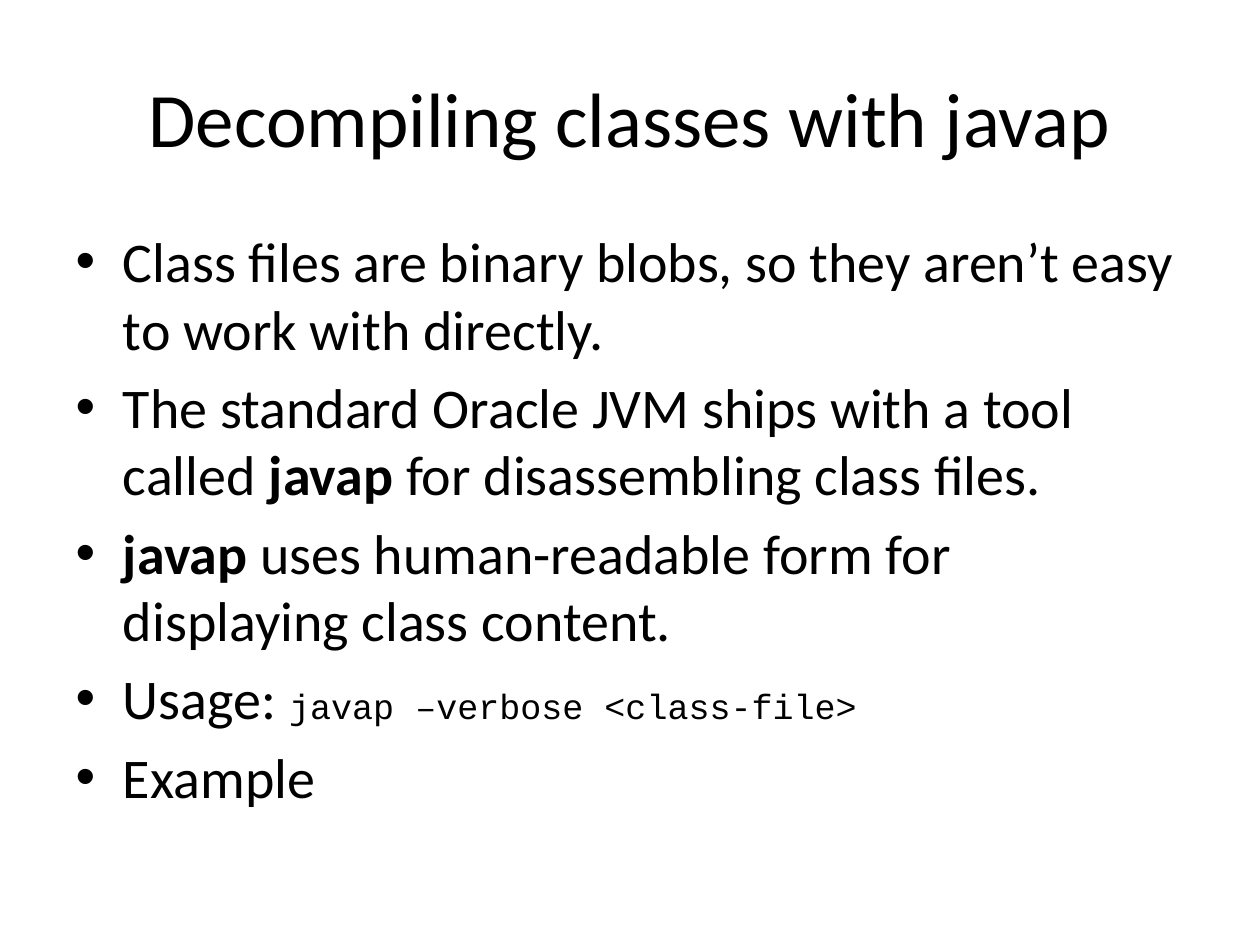
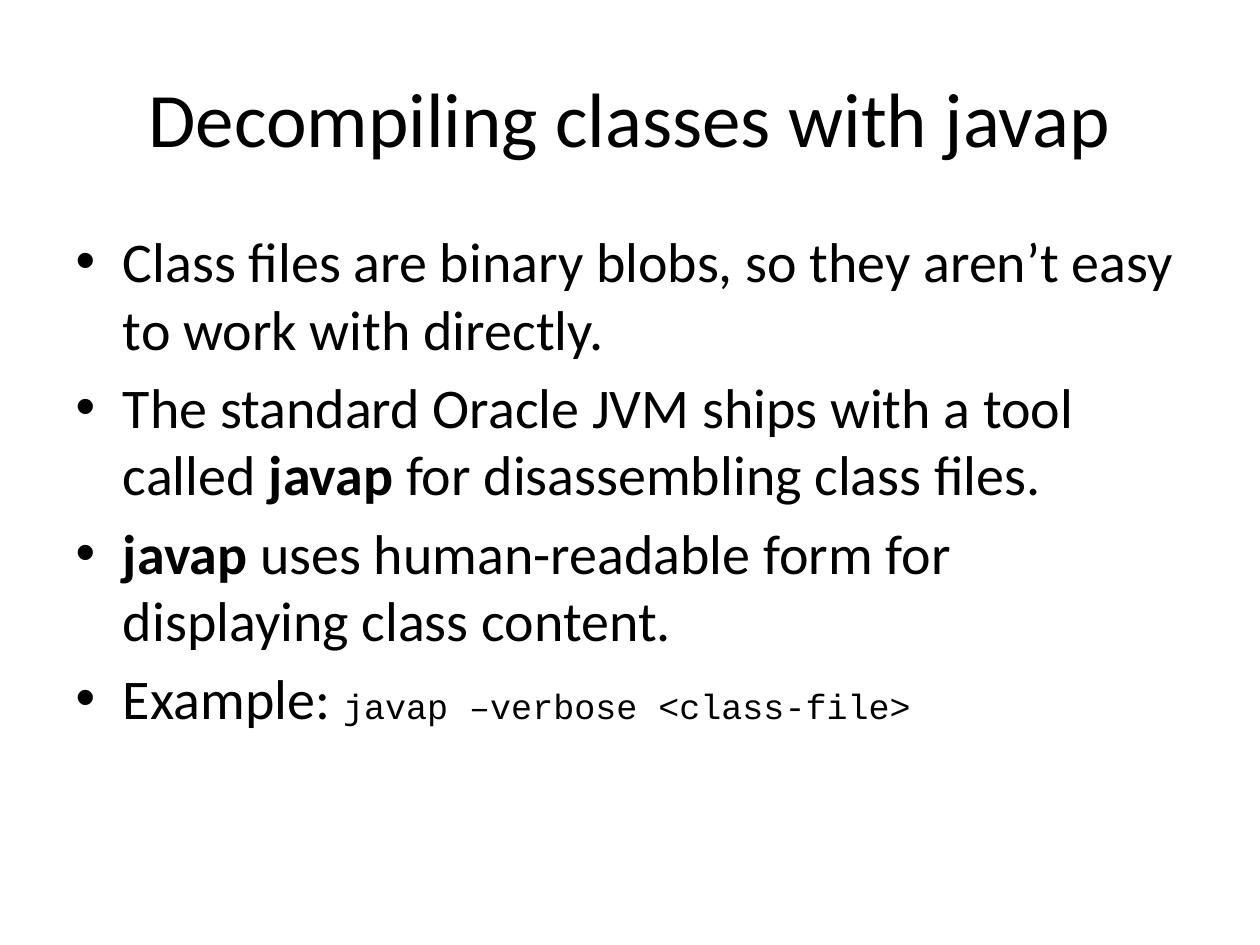
Before and after one commit to sdarioo/presentations, a slide deck: slide 6 of java_bytecode/bytecode.pptx. Drawn at 1260x945 pixels with LibreOffice and Linux fonts; fonts in the diff are those of the drawing. Boxes give left, top, right and bottom in pixels: in the first picture for what was removed or moved away, otherwise in the second. Text is boxed around its words. In the diff, an @@ line names an element or a change of style, - is before the commit and + after.

Commit message:
new slide added.

```diff
--- a/java_bytecode/bytecode.pptx
+++ b/java_bytecode/bytecode.pptx
@@ text at (x1=123, y1=680, x2=910, y2=728): text changed @@
-• Usage: javap –verbose <class-file>
-• Example
+• Example: javap –verbose <class-file>
```
Also in this commit, not shown: 3 other slides changed, 1 slide added.
